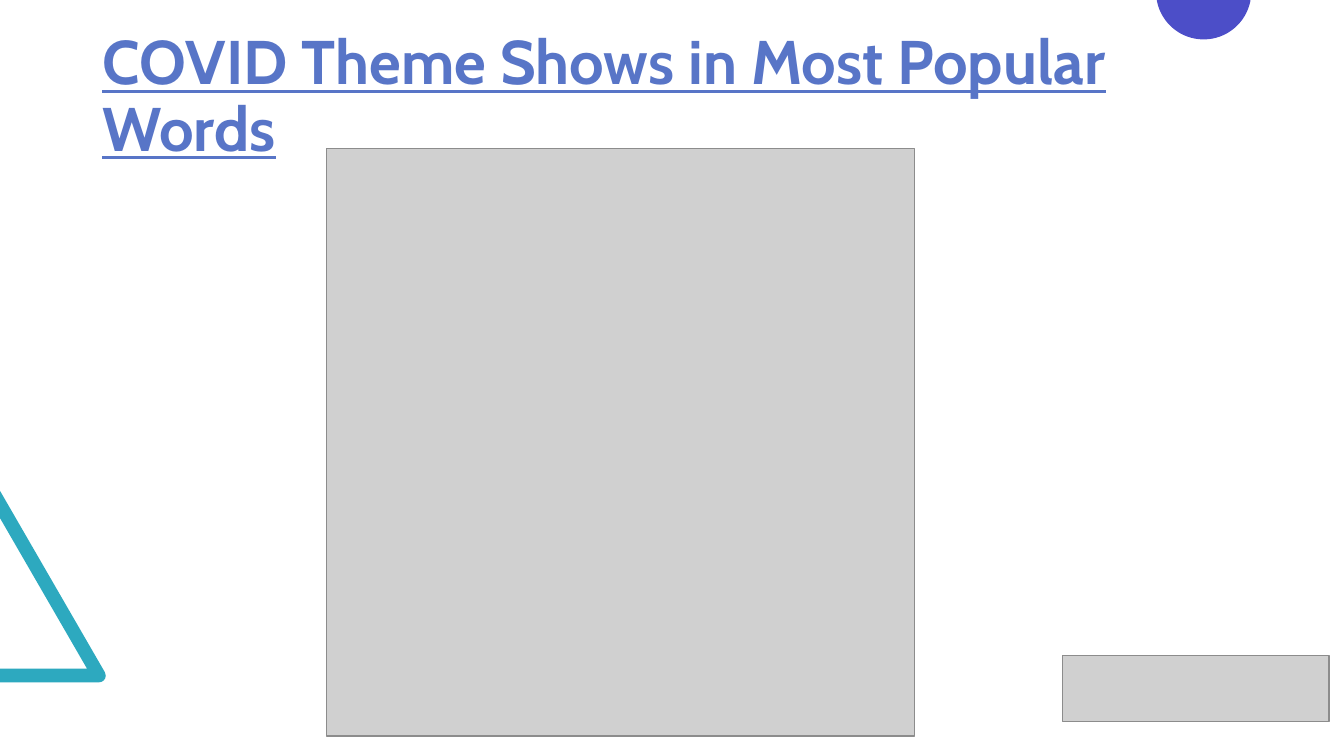
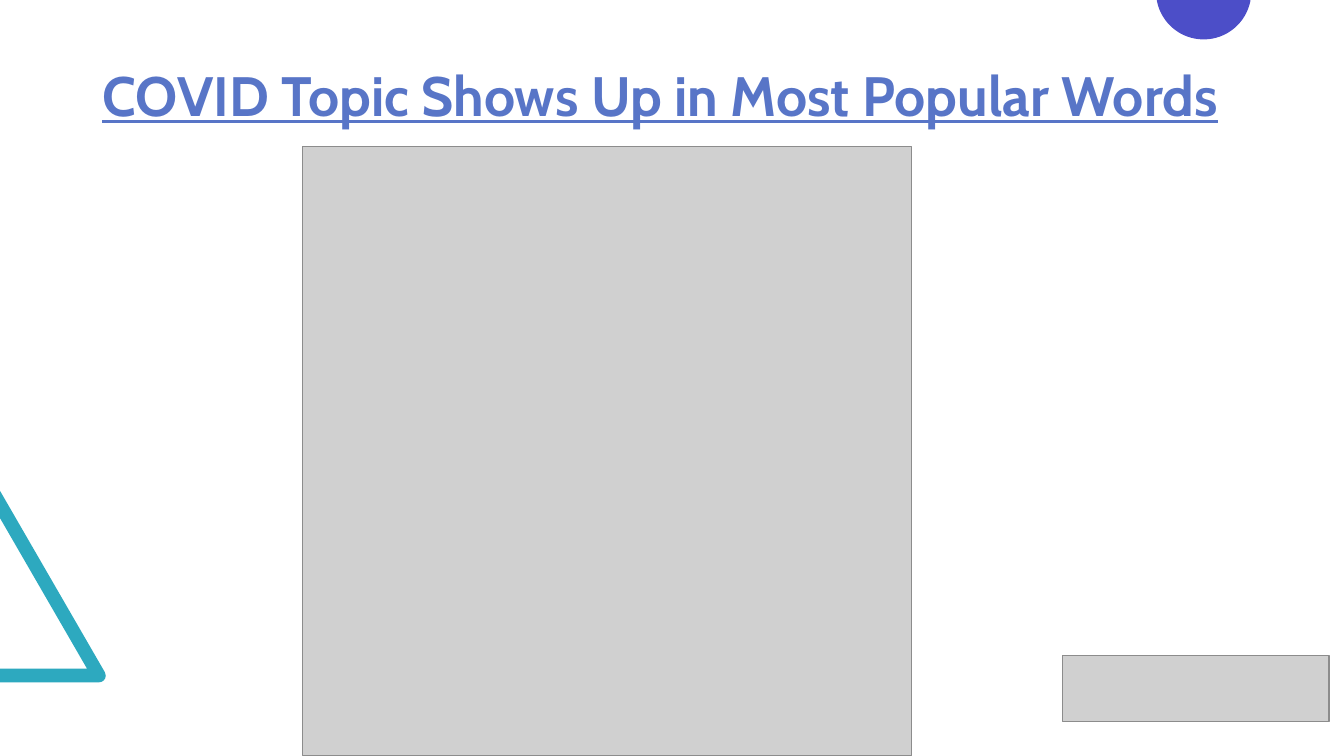
Before and after one commit to a-kantur/Springboard, a slide deck: slide 8 of Capstone Project 2/Capstone 2 Slides.pptx. Drawn at 1344x756 pixels with LibreOffice and Linux fonts; fonts in the diff are those of the drawing; grey boxes stand for pictures. Boxes give left, top, right and bottom in pixels: in the first picture for what was removed or moved away, otherwise in the second. Text is boxed around its words. In the diff, an @@ line names an element or a change of style, - is before the commit and + after.

```diff
--- a/Capstone Project 2/Capstone 2 Slides.pptx
+++ b/Capstone Project 2/Capstone 2 Slides.pptx
@@ title at (102,74,1218,128): text changed; size 44 to 39.6 pt @@
-COVID Theme Shows in Most Popular Words
+COVID Topic Shows Up in Most Popular Words
@@ picture: place and size @@
-picture at (327,148,914,736)
+picture at (302,147,911,756)
```
Also in this commit, not shown: 4 other slides changed, 3 other files.
